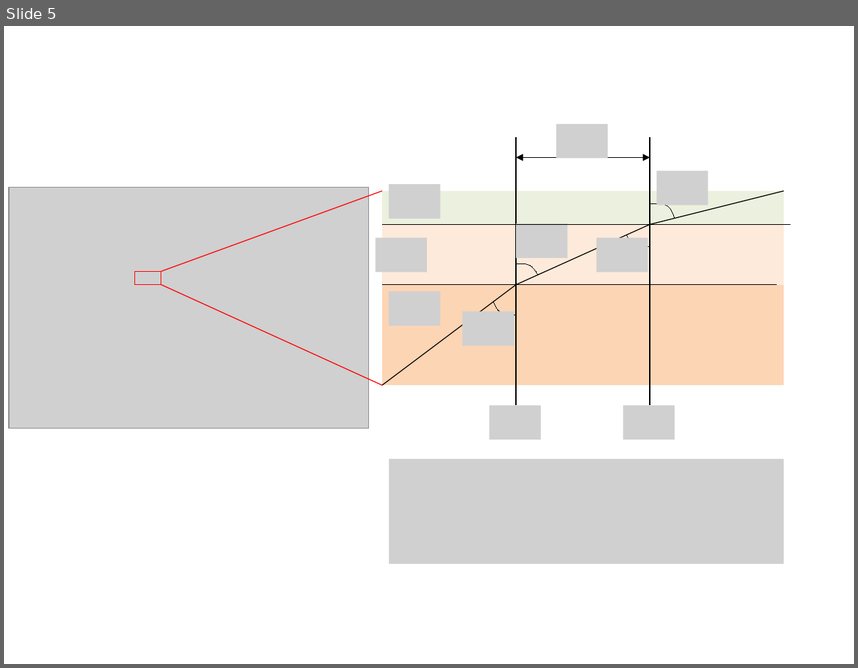
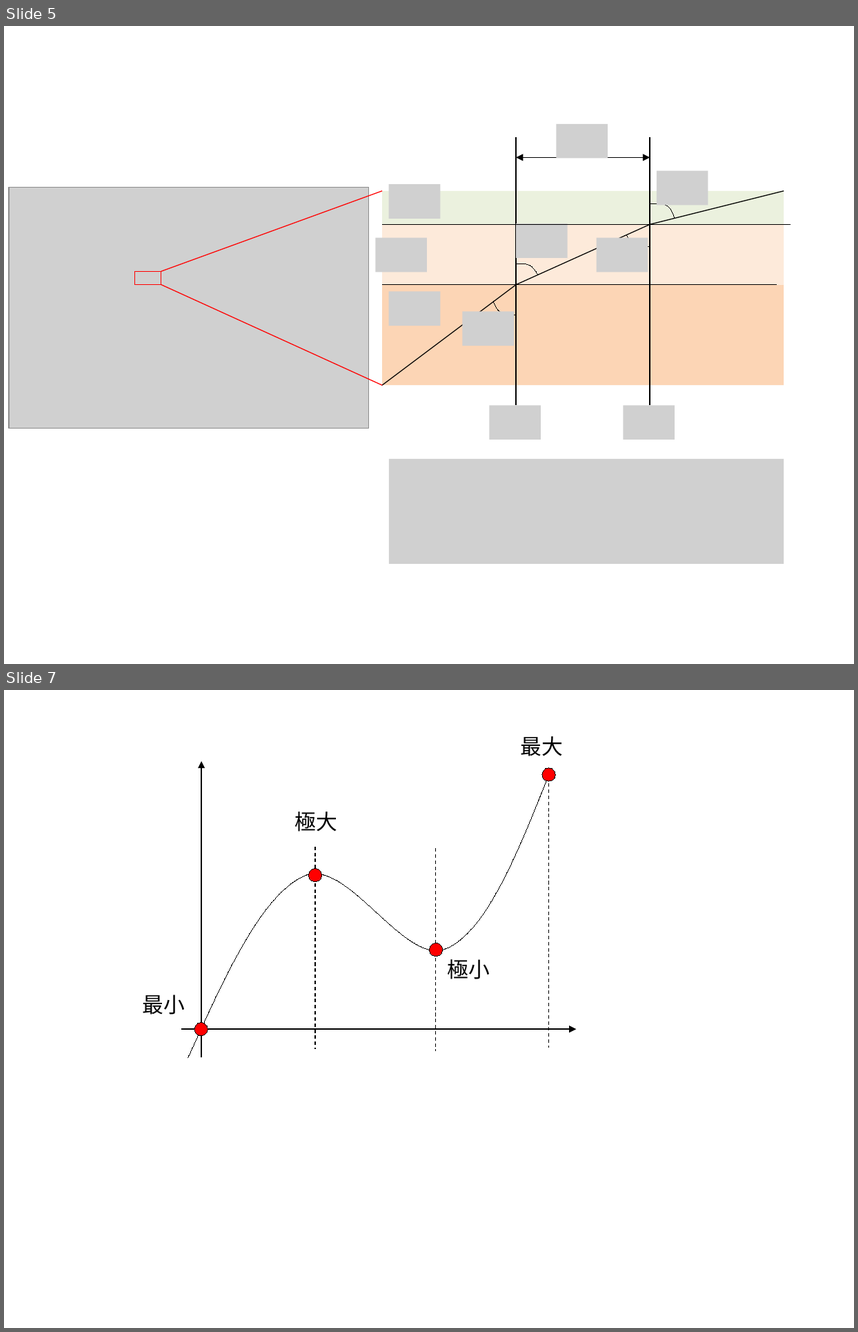
Before and after one commit to kaityo256/classical_mechanics, a slide deck: variational_principle/fig/fig.pptx. Shown one above the other, each under a label of ours: slide 5 before the commit, slides 5 and 7 after it; the slides between them are not shown. The pictures are 858x668 and 858x1332 pixels, drawn with LibreOffice and Linux fonts; fonts in the diff are those of the drawing; grey boxes stand for pictures. Boxes give left, top, right and bottom in pixels: in the first picture for what was removed or moved away, otherwise in the second. Text is boxed around its words. In the diff, an @@ line names an element or a change of style, - is before the commit and + after.

```diff
--- a/variational_principle/fig/fig.pptx
+++ b/variational_principle/fig/fig.pptx
@@ slide 7 added at [4,690,854,1328], background #FFFFFF @@
@@ text added at [521,736,564,756], 18 pt, text #000000 @@
+最大
@@ arrow added from (201, 1057) to (201, 761), #000000 0.75 pt @@
@@ ellipse added at [542,768,556,782], fill #FF0000, outline #000000 0.75 pt @@
@@ line added from (549, 771) to (549, 1047), #000000 0.75 pt dashed @@
@@ freeform shape added at [188,774,549,1057], outline #000000 0.75 pt @@
@@ text added at [294,811,337,831], 18 pt, text #000000 @@
+極大
@@ line added from (315, 847) to (315, 1049), #000000 0.75 pt dashed @@
@@ line added from (436, 848) to (436, 1050), #000000 0.75 pt dashed @@
@@ ellipse added at [308,869,322,882], fill #FF0000, outline #000000 0.75 pt @@
@@ ellipse added at [429,943,443,956], fill #FF0000, outline #000000 0.75 pt @@
@@ text added at [448,959,490,979], 18 pt, text #000000 @@
+極小
@@ text added at [142,994,185,1014], 18 pt, text #000000 @@
+最小
@@ arrow added from (181, 1029) to (576, 1029), #000000 0.75 pt @@
@@ ellipse added at [194,1023,208,1036], fill #FF0000, outline #000000 0.75 pt @@
```
Also in this commit, not shown: 1 other slide added, 5 other files.
